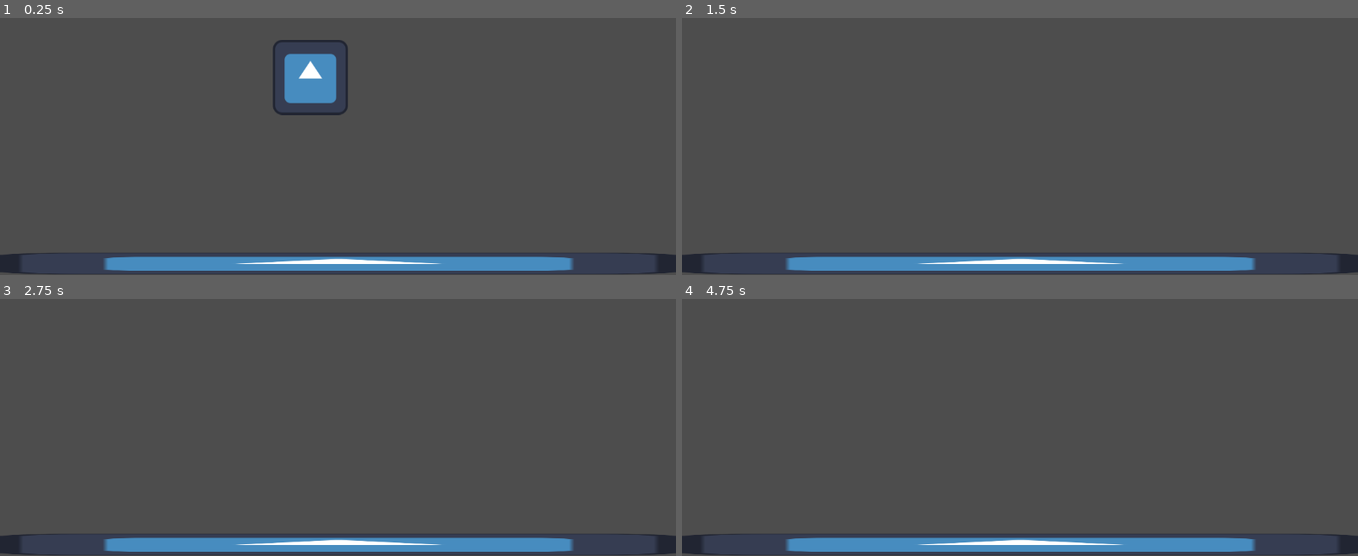
Above: before the commit, frames 1-4 (two rows, left to right).
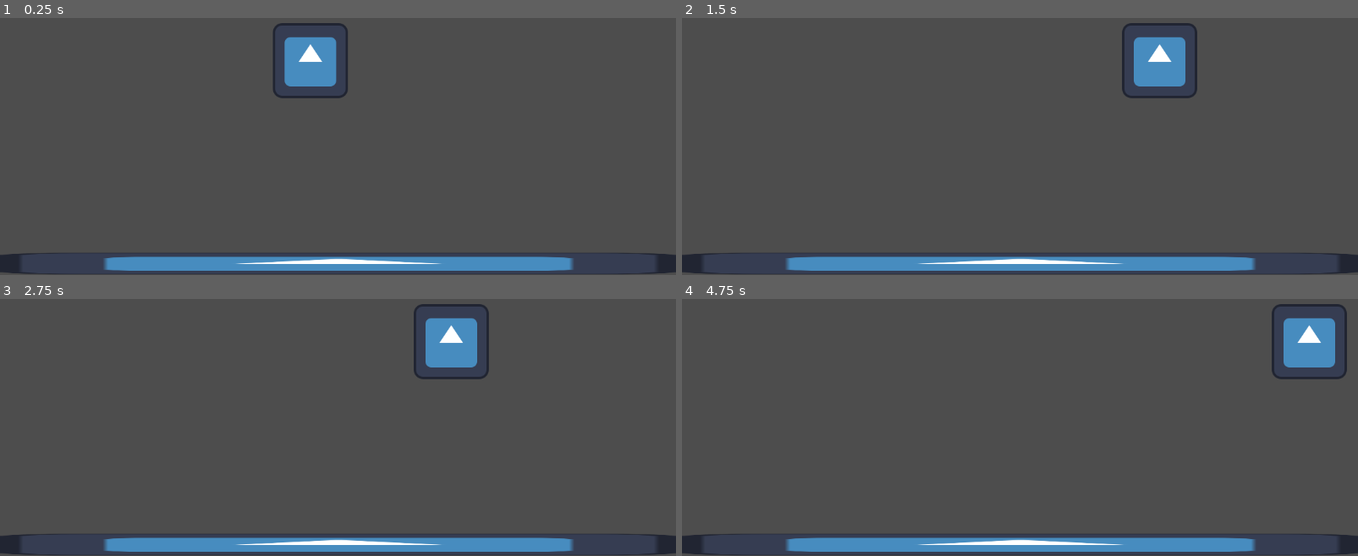
Above: after the commit, the same moments.

Repository: Pequu/superGraSuperowosci
Game: Godot game, scene res://main.tscn
The game is run twice, just before and just after one commit, with the same random seed, the same clock (stepped at 60 frames per second) and the same inputs. The engine's default icon, where the game draws it, is replaced by a stand-in: a white triangle on a blue panel in a dark square.
Inputs:
- Up to frame 1 (0.25 s): no input
- Up to frame 2 (1.5 s): tap Enter (ui_accept) at 0.5, 0.6, 0.77, 1.07, 1.35 s; hold Right (ui_right) from 0.53 s (still down)
- Up to frame 3 (2.75 s): tap Enter (ui_accept) at 1.52, 1.82, 2.1 s; release Right (ui_right) at 2.03 s; hold Left (ui_left) from 2.03 s (still down)
- Up to frame 4 (4.75 s): release Left (ui_left) at 2.78 s; hold Right (ui_right) 2.78-4.28 s; tap Enter (ui_accept) at 2.85, 3.02, 3.32, 3.6, 3.77, 4.07, 4.35, 4.52 s; hold Left (ui_left) from 4.28 s (still down)

The runs differ from the first frame. In frame 1, 1.7% of the frame differs, in the area x 40-52%, y 1-38%; in frame 2, 1.9%, in the area x 65-77%, y 1-32%; in frame 3, 1.9%; in frame 4, 1.9%.

Commit message:
movement
dodalem movement gosciu

Diff:
--- a/supergra/project.godot
+++ b/supergra/project.godot
@@ -14,3 +14,30 @@
 run/main_scene="res://main.tscn"
 config/features=PackedStringArray("4.3", "Forward Plus")
 config/icon="res://icon.svg"
+
+[input]
+
+up={
+"deadzone": 0.5,
+"events": [Object(InputEventKey,"resource_local_to_scene":false,"resource_name":"","device":-1,"window_id":0,"alt_pressed":false,"shift_pressed":false,"ctrl_pressed":false,"meta_pressed":false,"pressed":false,"keycode":0,"physical_keycode":87,"key_label":0,"unicode":119,"location":0,"echo":false,"script":null)
+, Object(InputEventKey,"resource_local_to_scene":false,"resource_name":"","device":-1,"window_id":0,"alt_pressed":false,"shift_pressed":false,"ctrl_pressed":false,"meta_pressed":false,"pressed":false,"keycode":0,"physical_keycode":4194320,"key_label":0,"unicode":0,"location":0,"echo":false,"script":null)
+]
+}
+down={
+"deadzone": 0.5,
+"events": [Object(InputEventKey,"resource_local_to_scene":false,"resource_name":"","device":-1,"window_id":0,"alt_pressed":false,"shift_pressed":false,"ctrl_pressed":false,"meta_pressed":false,"pressed":false,"keycode":0,"physical_keycode":4194322,"key_label":0,"unicode":0,"location":0,"echo":false,"script":null)
+, Object(InputEventKey,"resource_local_to_scene":false,"resource_name":"","device":-1,"window_id":0,"alt_pressed":false,"shift_pressed":false,"ctrl_pressed":false,"meta_pressed":false,"pressed":false,"keycode":0,"physical_keycode":83,"key_label":0,"unicode":115,"location":0,"echo":false,"script":null)
+]
+}
+left={
+"deadzone": 0.5,
+"events": [Object(InputEventKey,"resource_local_to_scene":false,"resource_name":"","device":-1,"window_id":0,"alt_pressed":false,"shift_pressed":false,"ctrl_pressed":false,"meta_pressed":false,"pressed":false,"keycode":0,"physical_keycode":65,"key_label":0,"unicode":97,"location":0,"echo":false,"script":null)
+, Object(InputEventKey,"resource_local_to_scene":false,"resource_name":"","device":-1,"window_id":0,"alt_pressed":false,"shift_pressed":false,"ctrl_pressed":false,"meta_pressed":false,"pressed":false,"keycode":0,"physical_keycode":4194319,"key_label":0,"unicode":0,"location":0,"echo":false,"script":null)
+]
+}
+right={
+"deadzone": 0.5,
+"events": [Object(InputEventKey,"resource_local_to_scene":false,"resource_name":"","device":-1,"window_id":0,"alt_pressed":false,"shift_pressed":false,"ctrl_pressed":false,"meta_pressed":false,"pressed":false,"keycode":0,"physical_keycode":68,"key_label":0,"unicode":100,"location":0,"echo":false,"script":null)
+, Object(InputEventKey,"resource_local_to_scene":false,"resource_name":"","device":-1,"window_id":0,"alt_pressed":false,"shift_pressed":false,"ctrl_pressed":false,"meta_pressed":false,"pressed":false,"keycode":0,"physical_keycode":4194321,"key_label":0,"unicode":0,"location":0,"echo":false,"script":null)
+]
+}
--- a/supergra/scripts/character_body_2d.gd
+++ b/supergra/scripts/character_body_2d.gd
@@ -2,24 +2,22 @@
 
 
 const SPEED = 300.0
-const JUMP_VELOCITY = -400.0
 
 
 func _physics_process(delta: float) -> void:
-	# Add the gravity.
-	if not is_on_floor():
-		velocity += get_gravity() * delta
 
-	# Handle jump.
-	if Input.is_action_just_pressed("ui_accept") and is_on_floor():
-		velocity.y = JUMP_VELOCITY
 
 	# Get the input direction and handle the movement/deceleration.
 	# As good practice, you should replace UI actions with custom gameplay actions.
-	var direction := Input.get_axis("ui_left", "ui_right")
-	if direction:
-		velocity.x = direction * SPEED
+	var direction_x := Input.get_axis("left", "right")
+	var direction_y := Input.get_axis("up", "down")
+	if direction_x:
+		velocity.x = direction_x * SPEED
 	else:
 		velocity.x = move_toward(velocity.x, 0, SPEED)
+	if direction_y:
+		velocity.y = direction_y * SPEED
+	else:
+		velocity.y = move_toward(velocity.y, 0, SPEED)
 
 	move_and_slide()
